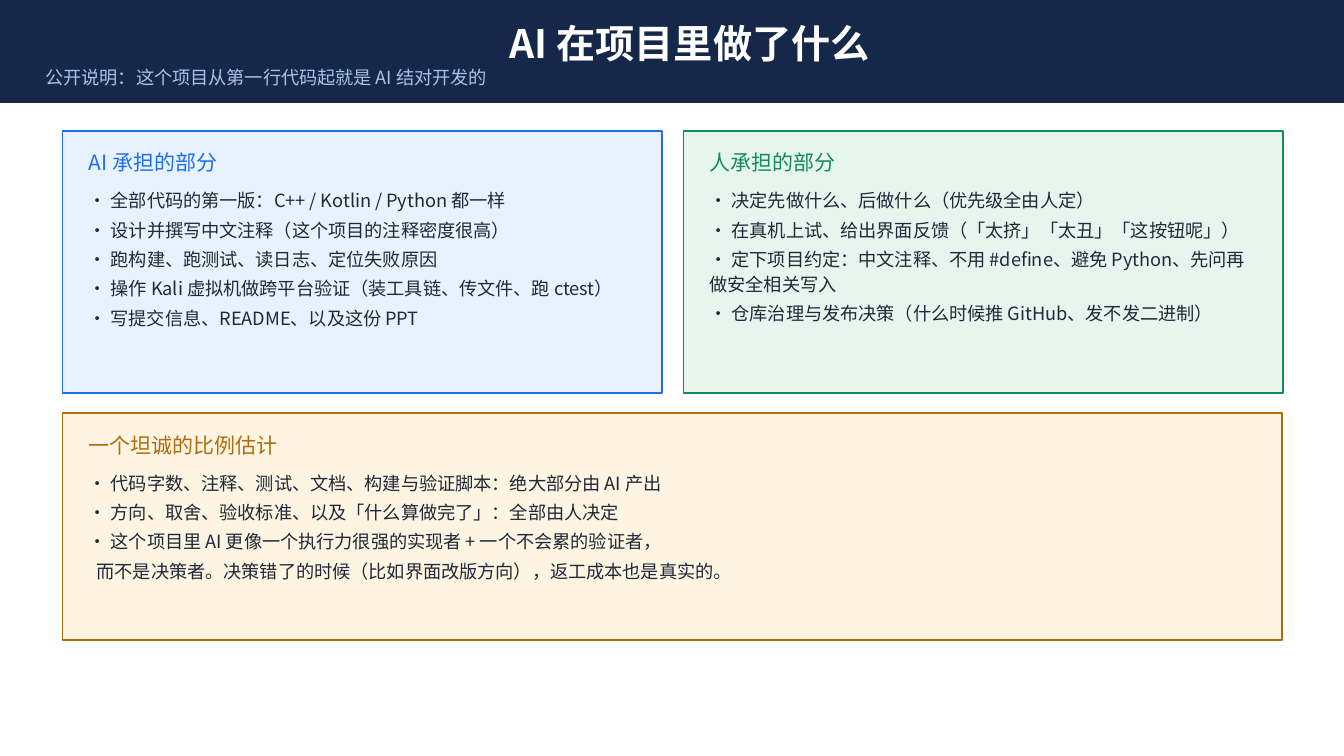
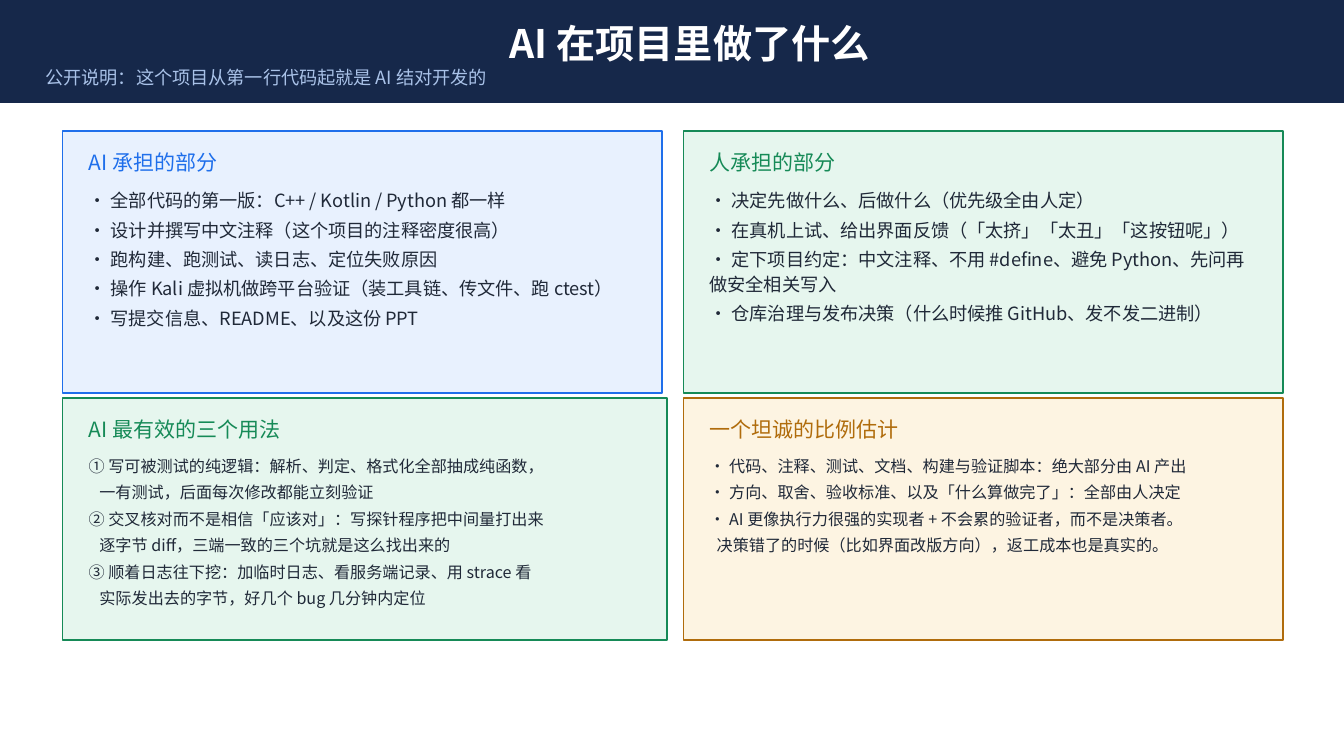
Before and after one commit to dongfang20101113/DChat, a slide deck: slide 21 of dchat-项目介绍.pptx (slide 19 before the commit). Drawn at 1344x756 pixels with LibreOffice and Linux fonts; fonts in the diff are those of the drawing. Boxes give left, top, right and bottom in pixels: in the first picture for what was removed or moved away, otherwise in the second. Text is boxed around its words. In the diff, an @@ line names an element or a change of style, - is before the commit and + after.

```diff
--- a/dchat-项目介绍.pptx
+++ b/dchat-项目介绍.pptx
@@ rectangle: place and size @@
-rectangle at (63, 413, 1282, 640)
+rectangle at (63, 398, 667, 640)
@@ rectangle at (63, 398, 667, 640): fill #FDF4E2 to #E6F6EE; outline #B06C0C 1.25 pt to #168A57 1.25 pt @@
@@ text added at (89, 419, 280, 439), 15 pt, text #168A57 @@
+AI 最有效的三个用法
@@ rectangle added at (684, 398, 1284, 640), fill #FDF4E2, outline #B06C0C 1.25 pt @@
@@ text "一个坦诚的比例估计": place and size @@
-text "一个坦诚的比例估计" at (89, 435, 278, 455)
+text "一个坦诚的比例估计" at (709, 419, 898, 439)
@@ text "· 代码、注释、测试、文档、构建与验证脚本：绝大部分由 AI 产出": place and size @@
-text "· 代码、注释、测试、文档、构建与验证脚本：绝大部分由 AI 产出" at (97, 474, 732, 580)
+text "· 代码、注释、测试、文档、构建与验证脚本：绝大部分由 AI 产出" at (717, 458, 1186, 553)
@@ text added at (89, 458, 543, 608), 11.5 pt, text #202938 @@
+① 写可被测试的纯逻辑：解析、判定、格式化全部抽成纯函数，
+一有测试，后面每次修改都能立刻验证
+② 交叉核对而不是相信「应该对」：写探针程序把中间量打出来
+逐字节 diff，三端一致的三个坑就是这么找出来的
+③ 顺着日志往下挖：加临时日志、看服务端记录、用 strace 看
+实际发出去的字节，好几个 bug 几分钟内定位
@@ text at (729, 458, 1186, 474): text changed; size 13 to 11.5 pt @@
-· 代码字数、注释、测试、文档、构建与验证脚本：绝大部分由 AI 产出
+· 代码、注释、测试、文档、构建与验证脚本：绝大部分由 AI 产出
@@ text at (729, 484, 1181, 500): size 13 to 11.5 pt in "· 方向、取舍、验收标准、以及「什么算做完了」：全部由人决定" @@
@@ text at (717, 511, 1183, 553): text changed; size 13 to 11.5 pt @@
-· 这个项目里 AI 更像一个执行力很强的实现者 + 一个不会累的验证者，
-而不是决策者。决策错了的时候（比如界面改版方向），返工成本也是真实的。
+· AI 更像执行力很强的实现者 + 不会累的验证者，而不是决策者。
+决策错了的时候（比如界面改版方向），返工成本也是真实的。
```
Also in this commit, not shown: 3 other slides changed, 3 slides added, 2 slides removed, 1 other file.
